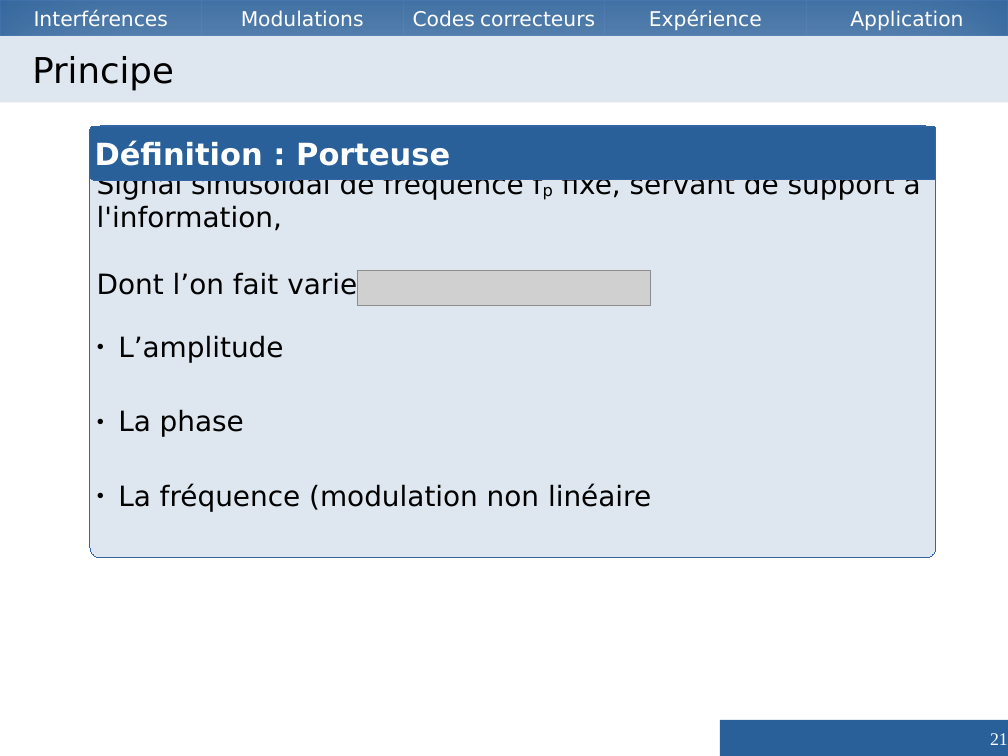
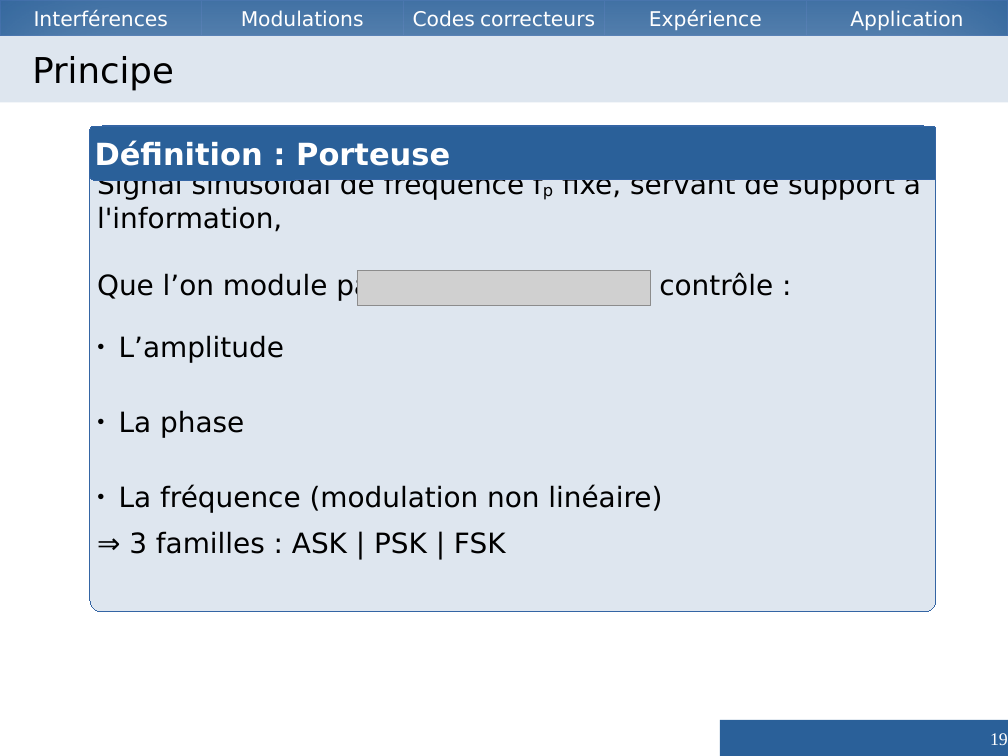
Before and after one commit to Vzrod/tipe, a slide deck: slide 19 of TIPE.odp (slide 21 before the commit). Drawn at 1008x756 pixels with LibreOffice and Linux fonts; fonts in the diff are those of the drawing; grey boxes stand for pictures. Boxes give left, top, right and bottom in pixels: in the first picture for what was removed or moved away, otherwise in the second. Text is boxed around its words. In the diff, an @@ line names an element or a change of style, - is before the commit and + after.

```diff
--- a/TIPE.odp
+++ b/TIPE.odp
@@ rounded rectangle "Signal sinusoïdal de fréquence fp ...": place and size @@
-rounded rectangle "Signal sinusoïdal de fréquence fp ..." at (90,126,936,558)
+rounded rectangle "Signal sinusoïdal de fréquence fp ..." at (90,126,936,612)
@@ text in rounded rectangle at (97,269,773,301): text changed @@
-Dont l’on fait varier :
+Que l’on module par un signal dont l’on contrôle :
@@ text in rounded rectangle at (119,484,662,554): text changed @@
-● La fréquence (modulation non linéaire
+● La fréquence (modulation non linéaire)
+⇒ 3 familles : ASK | PSK | FSK
@@ page number at (990,733,1008,745): text changed @@
-21
+19
```
Also in this commit, not shown: 11 other slides changed, 7 slides added, 14 slides removed, 1 other file.
